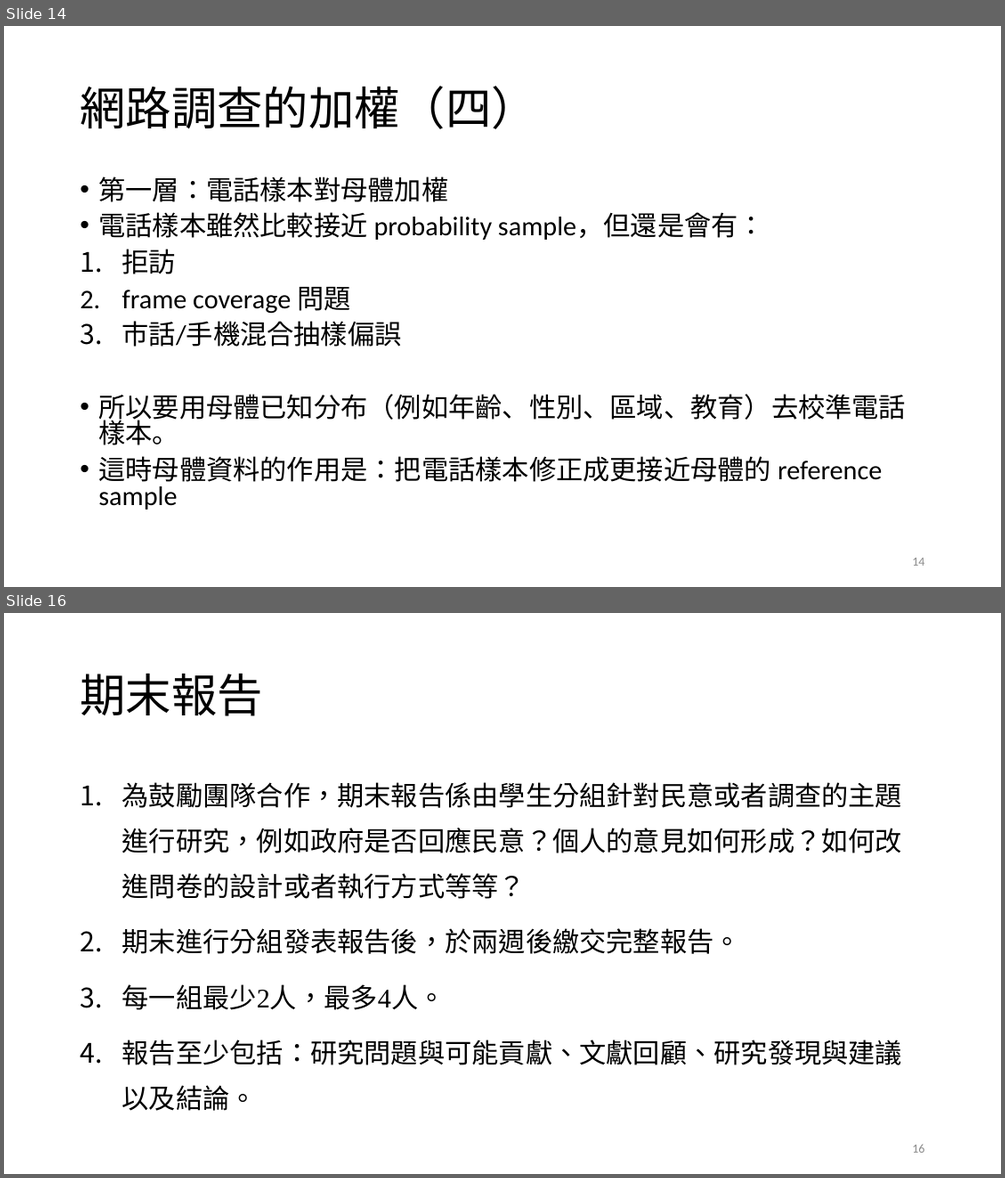
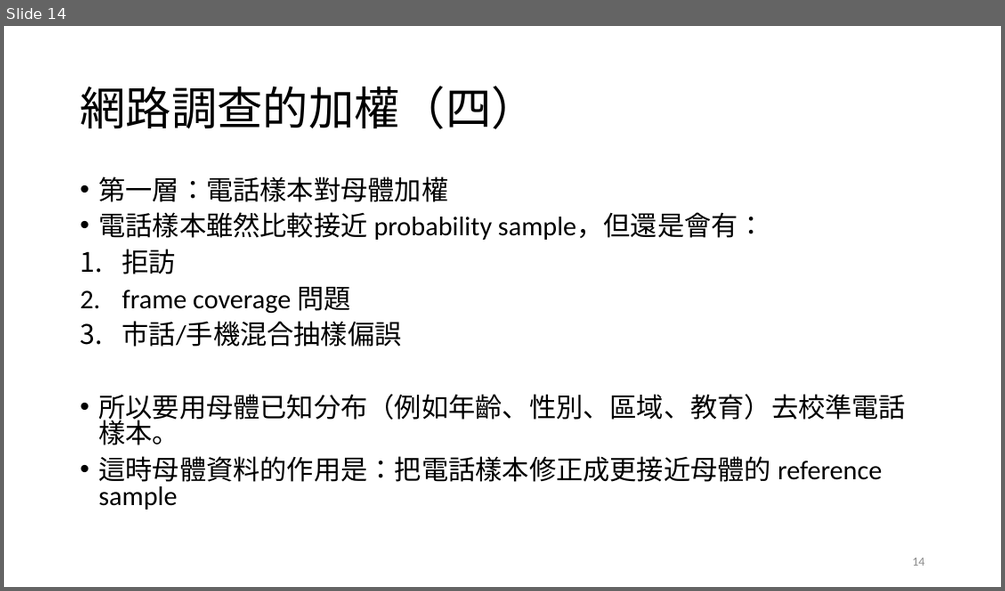
Before and after one commit to TsaiChiahung/PublicOpinion2026, a slide deck: 投影片/民意與調查Week4.pptx. Shown one above the other, each under a label of ours: slides 14 and 16 before the commit, slide 14 after it; the slides between them are not shown. The pictures are 1005x1178 and 1005x591 pixels, drawn with LibreOffice and Linux fonts; fonts in the diff are those of the drawing. Boxes give left, top, right and bottom in pixels: in the first picture for what was removed or moved away, otherwise in the second. Text is boxed around its words. In the diff, an @@ line names an element or a change of style, - is before the commit and + after.

```diff
--- a/投影片/民意與調查Week4.pptx
+++ b/投影片/民意與調查Week4.pptx
@@ slide 16 removed at [4,613,1001,1174], background #FFFFFF @@
@@ title removed at [80,674,262,716] @@
-期末報告
@@ text removed at [122,782,903,1111] @@
-1. 為鼓勵團隊合作，期末報告係由學生分組針對民意或者調查的主題進行研究，例如政府是否回應民意？個人的意見如何形成？如何改進問卷的設計或者執行方式等等？
-2. 期末進行分組發表報告後，於兩週後繳交完整報告。
-3. 每一組最少2人，最多4人。
-4. 報告至少包括：研究問題與可能貢獻、文獻回顧、研究發現與建議以及結論。
@@ page number removed at [912,1144,924,1152] @@
-16
```
Also in this commit, not shown: 2 slides changed, 4 slides added, 1 other file.
